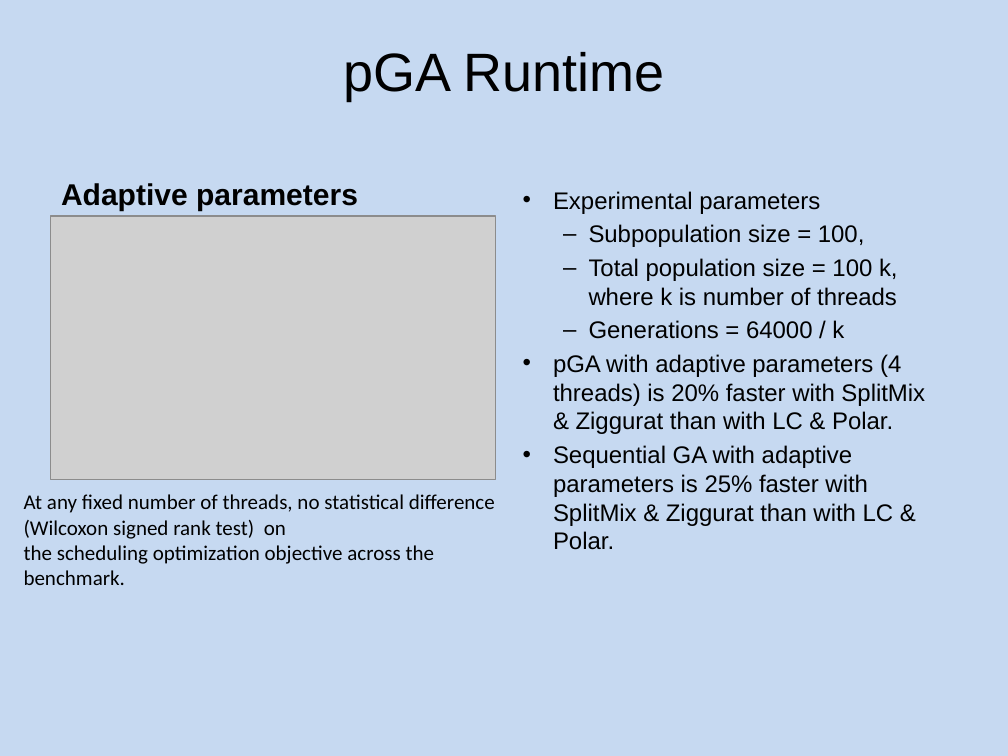
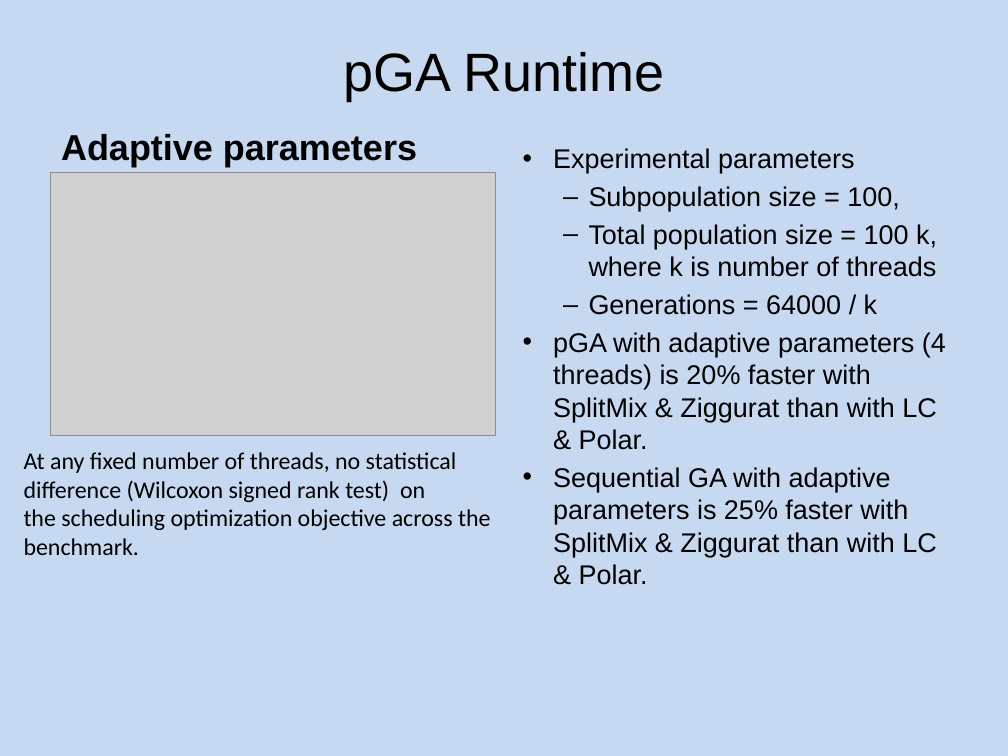
Before and after one commit to cicirello/cicirello.github.io, a slide deck: slide 13 of presentations/FLAIRS-2018-cicirello-standard-dimensions.pptx. Drawn at 1008x756 pixels with LibreOffice and Linux fonts; fonts in the diff are those of the drawing; grey boxes stand for pictures; background and template pictures are left out. Boxes give left, top, right and bottom in pixels: in the first picture for what was removed or moved away, otherwise in the second. Text is boxed around its words. In the diff, an @@ line names an element or a change of style, - is before the commit and + after.

```diff
--- a/presentations/FLAIRS-2018-cicirello-standard-dimensions.pptx
+++ b/presentations/FLAIRS-2018-cicirello-standard-dimensions.pptx
@@ text "Adaptive parameters": place and size @@
-text "Adaptive parameters" at [61, 183, 358, 212]
+text "Adaptive parameters" at [61, 134, 417, 167]
@@ text "Adaptive parameters" at [61, 134, 417, 167]: size 20 to 24 pt @@
@@ text "Experimental parameters": place and size @@
-text "Experimental parameters" at [553, 191, 925, 550]
+text "Experimental parameters" at [553, 148, 946, 585]
@@ text "Experimental parameters" at [553, 148, 946, 585]: size 16 to 18 pt @@
@@ picture: place and size @@
-picture at [51, 216, 496, 480]
+picture at [51, 173, 496, 436]
@@ text "At any fixed number of ...": place and size @@
-text "At any fixed number of ..." at [24, 494, 495, 585]
+text "At any fixed number of ..." at [24, 452, 490, 555]
@@ text "At any fixed number of ..." at [24, 452, 490, 555]: size 14 to 16 pt @@
```
Also in this commit, not shown: 3 other slides changed, 1 other file.
